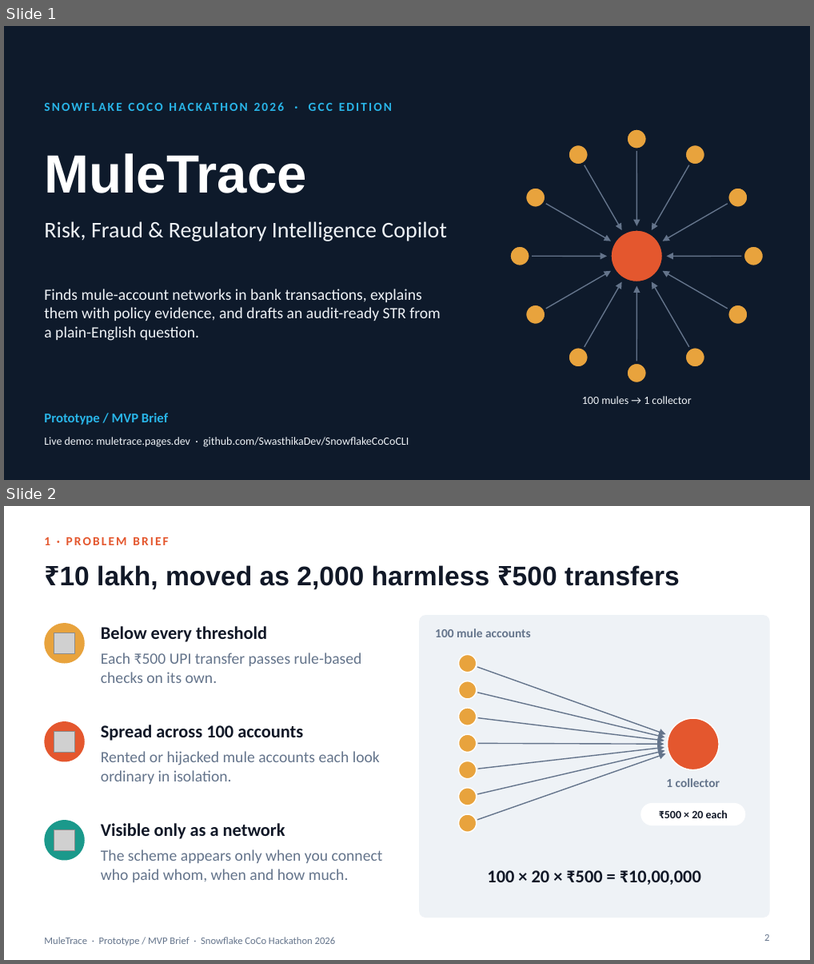
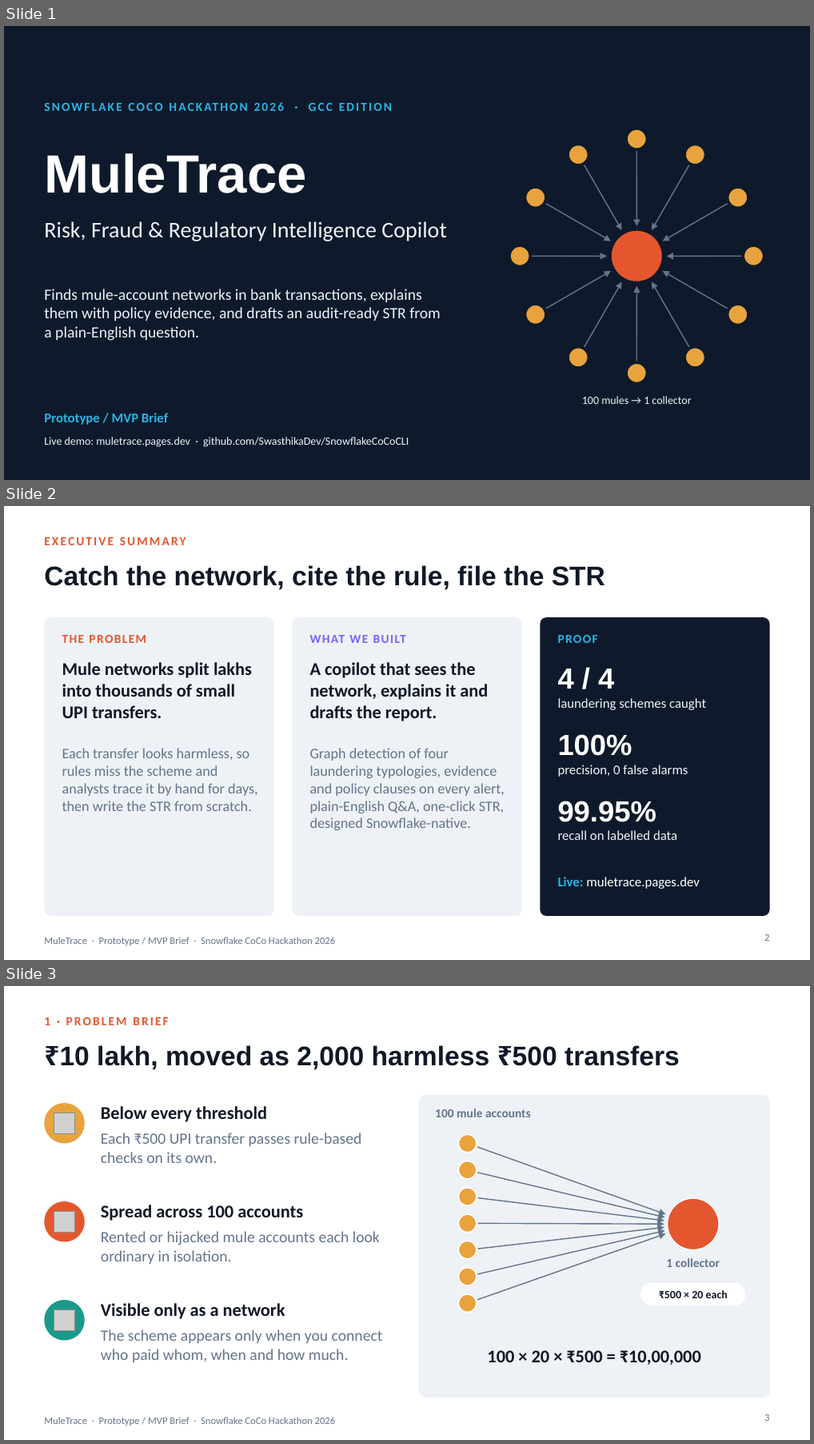
Before and after one commit to SwasthikaDev/SnowflakeCoCoCLI, a slide deck: deck/MuleTrace_MVP_Brief.pptx. Shown one above the other, each under a label of ours: slides 1 and 2 before the commit, slides 1, 2 and 3 after it. The pictures are 814x964 and 814x1444 pixels, drawn with LibreOffice and Linux fonts; fonts in the diff are those of the drawing; grey boxes stand for pictures. Boxes give left, top, right and bottom in pixels: in the first picture for what was removed or moved away, otherwise in the second. Text is boxed around its words. In the diff, an @@ line names an element or a change of style, - is before the commit and + after.

```diff
--- a/deck/MuleTrace_MVP_Brief.pptx
+++ b/deck/MuleTrace_MVP_Brief.pptx
@@ slide 2 added at [4, 506, 810, 960], background #FFFFFF; not listed: 1 template element that a slide beside it also shows @@
@@ text added at [44, 537, 186, 545], 11 pt, text #E4572E, bold @@
+EXECUTIVE SUMMARY
@@ title added at [44, 565, 606, 590], 24 pt, text #111827, bold @@
+Catch the network, cite the rule, file the STR
@@ rounded rectangle added at [44, 617, 274, 916], fill #EEF2F6 @@
@@ rounded rectangle added at [293, 617, 522, 916], fill #EEF2F6 @@
@@ rounded rectangle added at [540, 617, 770, 916], fill #0E1A2B @@
@@ text added at [62, 635, 146, 643], 11 pt, text #E4572E, bold @@
+THE PROBLEM
@@ text added at [310, 635, 406, 643], 11 pt, text #7B61FF, bold @@
+WHAT WE BUILT
@@ text added at [558, 635, 598, 643], 11 pt, text #29B5E8, bold @@
+PROOF
@@ text added at [62, 662, 252, 718], 16 pt, text #111827, bold @@
+Mule networks split lakhs into thousands of small UPI transfers.
@@ text added at [310, 662, 488, 721], 16 pt, text #111827, bold @@
+A copilot that sees the network, explains it and drafts the report.
@@ text added at [558, 668, 614, 688], 26 pt, text #FFFFFF, bold @@
+4 / 4
@@ text added at [558, 698, 706, 710], 12 pt, text #EEF2F6 @@
+laundering schemes caught
@@ text added at [558, 734, 633, 756], 26 pt, text #FFFFFF, bold @@
+100%
@@ text added at [62, 748, 258, 811], 13 pt, text #64748B @@
+Each transfer looks harmless, so rules miss the scheme and analysts trace it by hand for days, then write the STR from scratch.
@@ text added at [310, 748, 505, 830], 13 pt, text #64748B @@
+Graph detection of four laundering typologies, evidence and policy clauses on every alert, plain-English Q&A, one-click STR, designed Snowflake-native.
@@ text added at [558, 764, 689, 776], 12 pt, text #EEF2F6 @@
+precision, 0 false alarms
@@ text added at [558, 800, 657, 822], 26 pt, text #FFFFFF, bold @@
+99.95%
@@ text added at [558, 830, 678, 840], 12 pt, text #EEF2F6 @@
+recall on labelled data
@@ text added at [558, 876, 700, 888], 12 pt, text #FFFFFF @@
+Live: muletrace.pages.dev
@@ page number added at [765, 934, 770, 940], 9 pt, text #64748B @@
+2
@@ what was slide 2 is now slide 3 @@
```
Also in this commit, not shown: 1 slide changed, 3 other slides added, 6 other files.
